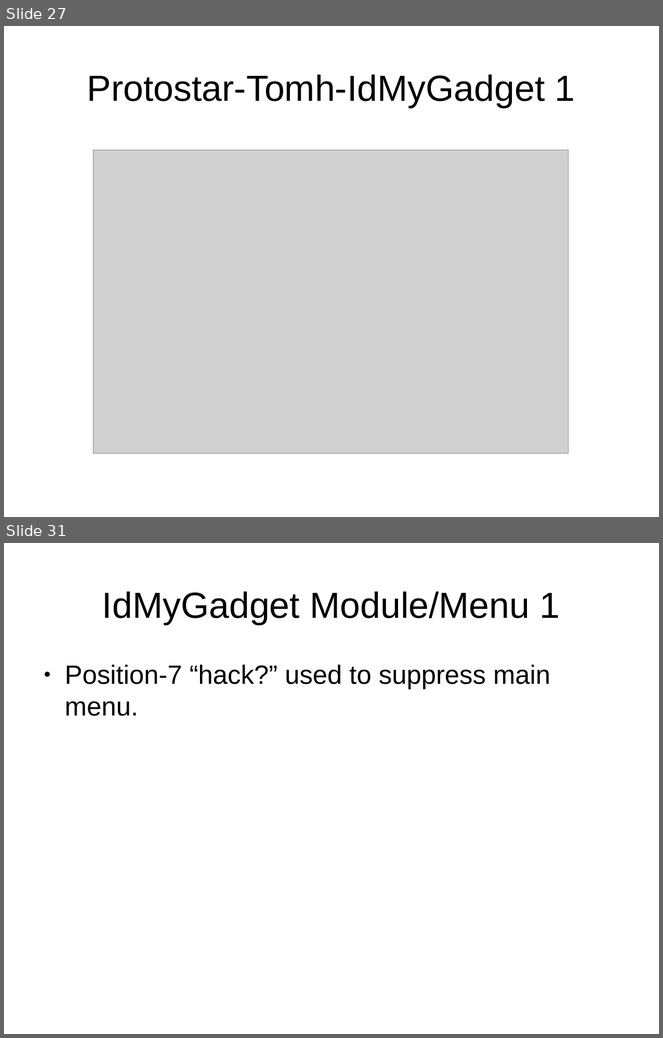
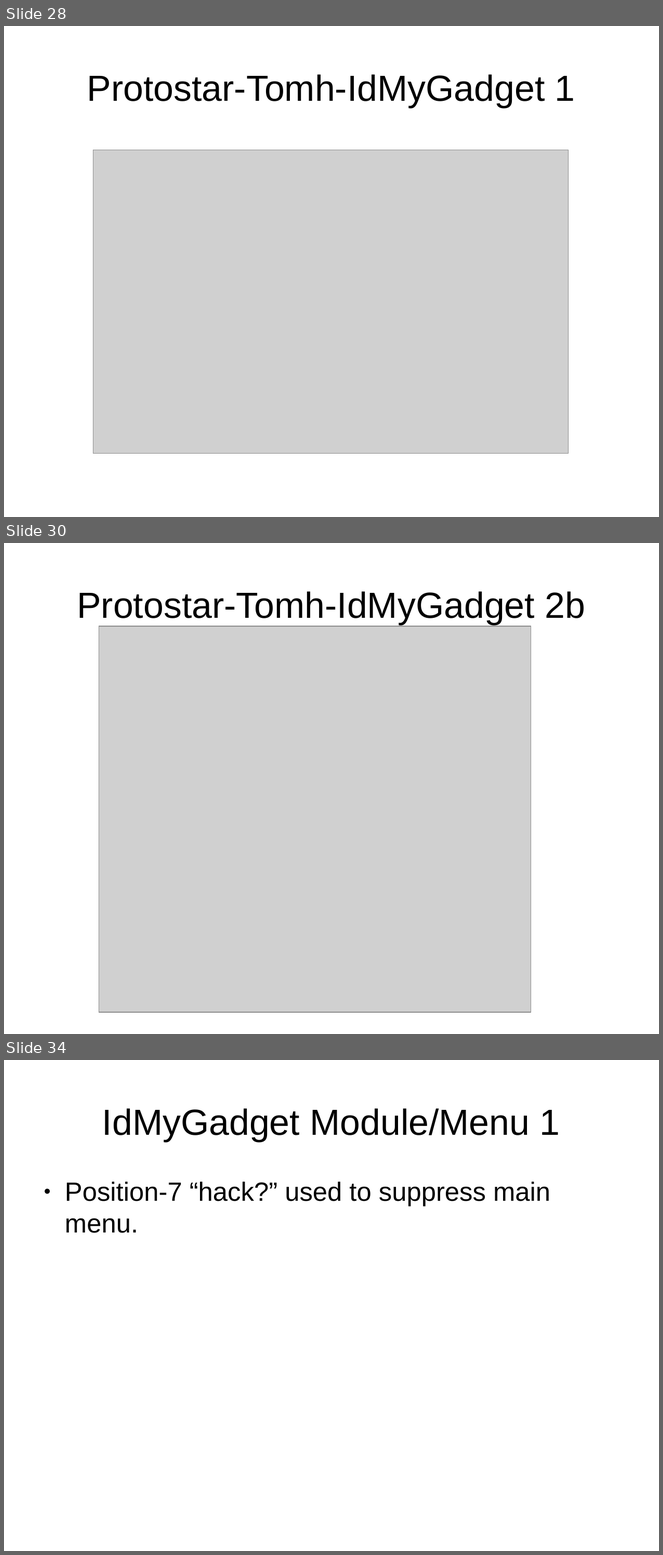
Before and after one commit to tomwhartung/jmws_accoutrements, a slide deck: presentations/2015_09-Joomla/Device_Detection-In_Protostar_and_Beez3.odp. Shown one above the other, each under a label of ours: slides 27 and 31 before the commit, slides 28, 30 and 34 after it; the slides between them are not shown. The pictures are 663x1038 and 663x1555 pixels, drawn with LibreOffice and Linux fonts; fonts in the diff are those of the drawing; grey boxes stand for pictures. Boxes give left, top, right and bottom in pixels: in the first picture for what was removed or moved away, otherwise in the second. Text is boxed around its words. In the diff, an @@ line names an element or a change of style, - is before the commit and + after.

Commit message:
Added images of the IdMyGadget tab for the protostar-idMyGadget and protostar-tomh-idMyGadget templates.

```diff
--- a/presentations/2015_09-Joomla/Device_Detection-In_Protostar_and_Beez3.odp
+++ b/presentations/2015_09-Joomla/Device_Detection-In_Protostar_and_Beez3.odp
@@ slide 30 added at bbox=[4, 543, 659, 1034], background #FFFFFF @@
@@ title added at bbox=[77, 591, 585, 625], 44 pt, text #000000 @@
+Protostar-Tomh-IdMyGadget 2b
@@ picture added at bbox=[99, 626, 531, 1013] @@
@@ what was slide 27 is now slide 28 @@
@@ what was slide 31 is now slide 34 @@
```
Also in this commit, not shown: 4 other slides added, 2 slides removed, 4 other files.
